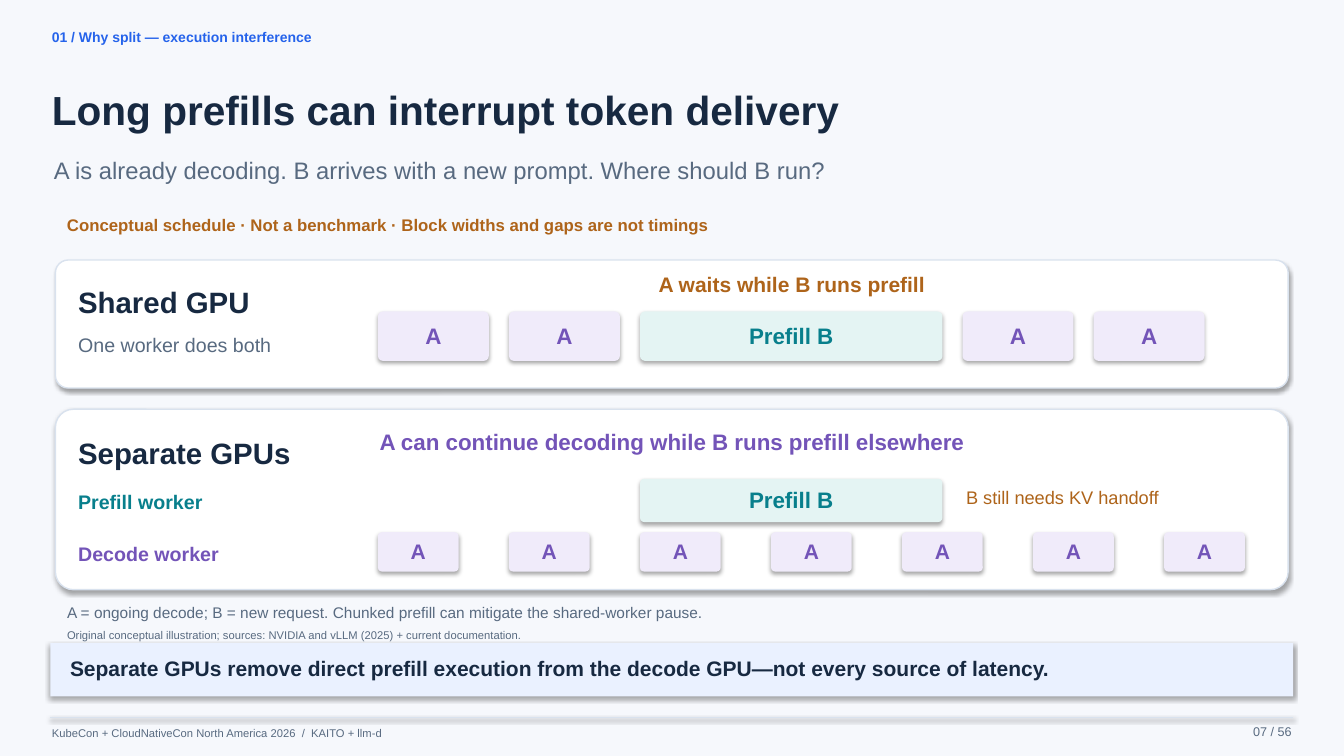
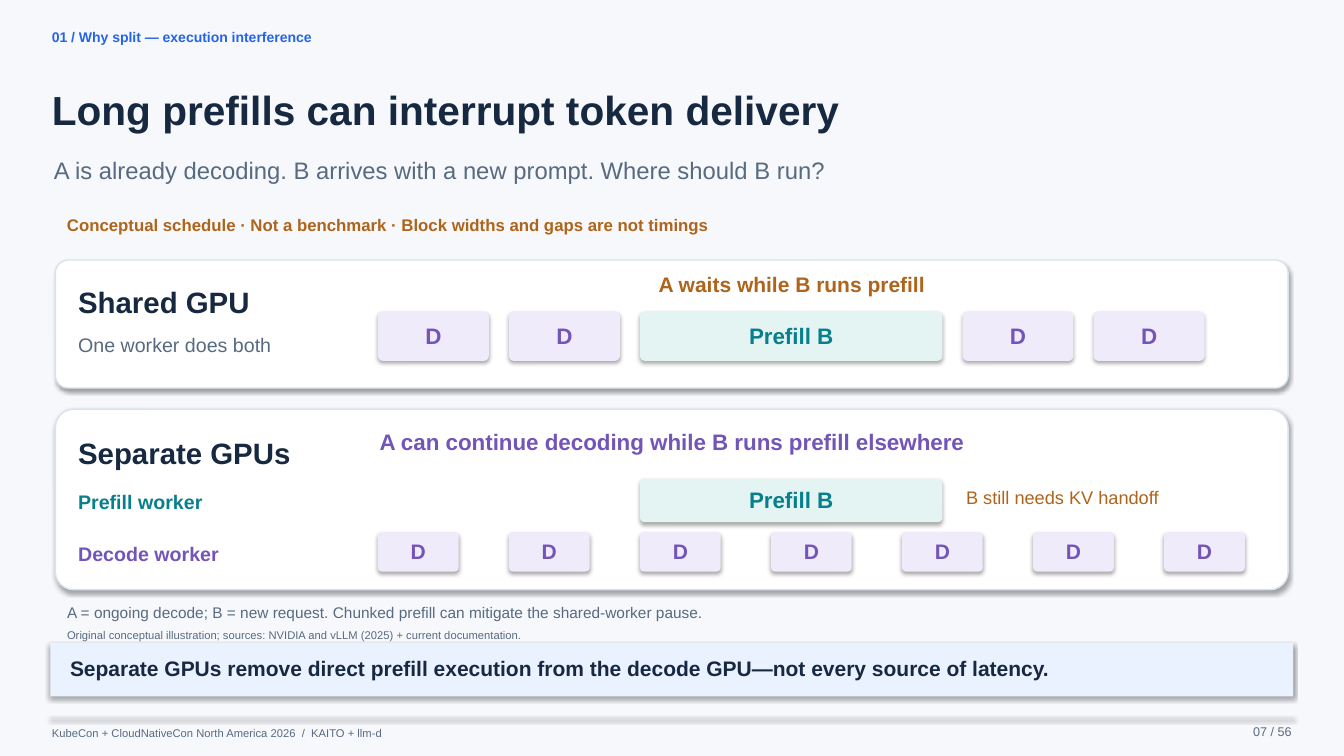
Before and after one commit to andyzhangx/demo, a slide deck: slide 7 of llm/kubecon-na-2026-pd-disaggregation.pptx. Drawn at 1344x756 pixels with LibreOffice and Linux fonts; fonts in the diff are those of the drawing. Boxes give left, top, right and bottom in pixels: in the first picture for what was removed or moved away, otherwise in the second. Text is boxed around its words. In the diff, an @@ line names an element or a change of style, - is before the commit and + after.

```diff
--- a/llm/kubecon-na-2026-pd-disaggregation.pptx
+++ b/llm/kubecon-na-2026-pd-disaggregation.pptx
@@ text at [425,328,441,344]: text changed @@
-A
+D
@@ text at [556,328,572,344]: text changed @@
-A
+D
@@ text at [1010,328,1026,344]: text changed @@
-A
+D
@@ text at [1141,328,1157,344]: text changed @@
-A
+D
@@ text at [411,544,426,559]: text changed @@
-A
+D
@@ text at [542,544,557,559]: text changed @@
-A
+D
@@ text at [673,544,688,559]: text changed @@
-A
+D
@@ text at [804,544,819,559]: text changed @@
-A
+D
@@ text at [935,544,950,559]: text changed @@
-A
+D
@@ text at [1066,544,1081,559]: text changed @@
-A
+D
@@ text at [1197,544,1212,559]: text changed @@
-A
+D
```
